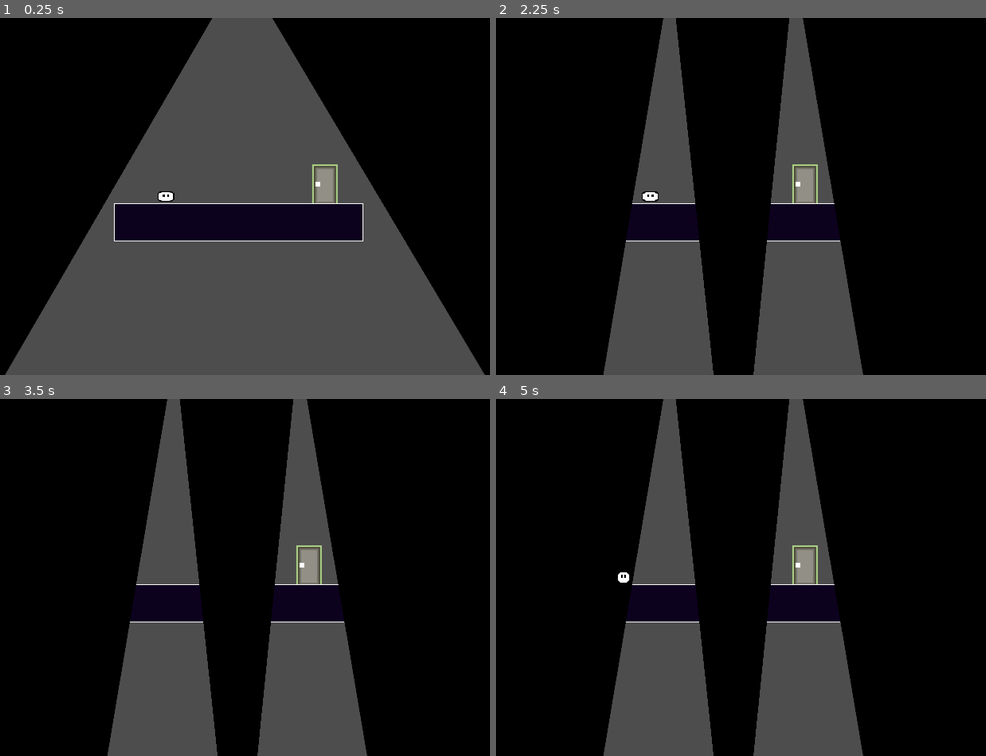
Above: before the commit, frames 1-4 (two rows, left to right).
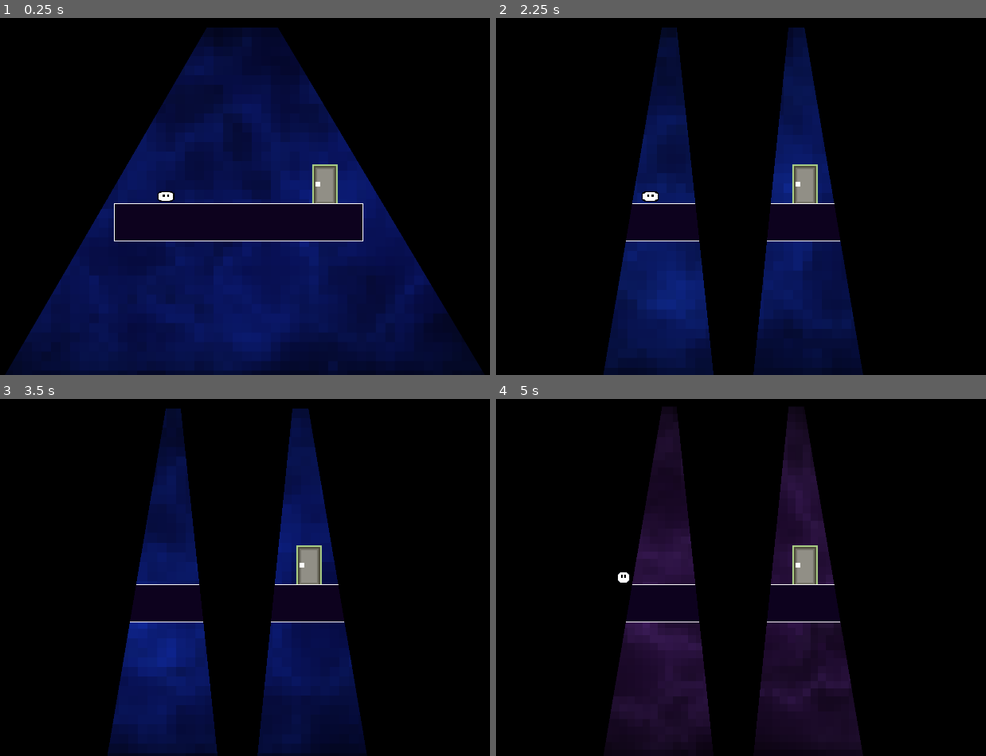
Above: after the commit, the same moments.

Repository: picalexs/LightBender
Game: Godot game, scene res://levels/demo_levels/level1.tscn
The game is run twice, just before and just after one commit, with the same random seed, the same clock (stepped at 60 frames per second) and the same inputs.
Inputs:
- Up to frame 1 (0.25 s): no input
- Up to frame 2 (2.25 s): tap Enter (ui_accept) at 0.5, 0.77, 1.52 s; hold E (lb_select) 0.53-1.28 s; hold Right (ui_right) 0.53-2.03 s; tap Shift (dash) at 1.35 s; tap E (lb_select) at 1.55, 2 s; hold Left (ui_left) from 2.03 s (still down); hold F (lb_pickup) from 2.03 s (still down)
- Up to frame 3 (3.5 s): tap E (lb_select) at 2.3, 3.05 s; release Left (ui_left) at 2.78 s; release F (lb_pickup) at 2.78 s; hold Right (ui_right) from 2.78 s (still down); tap R (lb_rotate) at 2.85 s; tap Enter (ui_accept) at 3.02 s
- Up to frame 4 (5 s): hold E (lb_select) 3.53-4.28 s; tap Enter (ui_accept) at 3.77, 4.52 s; release Right (ui_right) at 4.28 s; hold Left (ui_left) from 4.28 s (still down); tap O at 4.35 s; tap E (lb_select) at 4.55 s

The runs differ from the first frame. In frame 1, 49% of the frame differs, in the area x 0-99%, y 0-100%; in frame 2, 21%; in frame 3, 22%; in frame 4, 22%.

Commit message:
BG shader

Diff:
--- /dev/null
+++ b/light-bender/features/background/background.gdshader
@@ -0,0 +1,126 @@
+shader_type canvas_item;
+render_mode unshaded;
+
+// ── Animation ──────────────────────────────────────────────────────────────
+uniform float time_scale    : hint_range(0.0, 5.0)  = 0.5;
+uniform float flow_speed    : hint_range(0.0, 3.0)  = 0.3;
+
+// ── Shape ──────────────────────────────────────────────────────────────────
+uniform float pixel_size    : hint_range(1.0, 64.0) = 5.0;
+uniform float noise_scale   : hint_range(0.5, 12.0) = 3.5;
+uniform float warp_strength : hint_range(0.0, 6.0)  = 2.5;
+uniform float ridge_strength: hint_range(0.0, 2.0)  = 0.25;
+uniform float dot_strength  : hint_range(0.0, 2.0)  = 0.20;
+
+// ── Color (3-tone gradient: dark base → dim element → bright peak) ─────────
+uniform vec4  color_bg     : source_color = vec4(0.020, 0.018, 0.050, 1.0);
+uniform vec4  color_mid    : source_color = vec4(0.055, 0.080, 0.380, 1.0);
+uniform vec4  color_bright : source_color = vec4(0.250, 0.380, 0.950, 1.0);
+uniform float brightness   : hint_range(0.0, 4.0)  = 0.75;
+uniform float vignette_pow : hint_range(0.0, 2.0)  = 0.50;
+
+// ── Gradient noise (gradient Perlin-style, output -1..1) ───────────────────
+vec2 ghash(vec2 p) {
+	p = vec2(dot(p, vec2(127.1, 311.7)), dot(p, vec2(269.5, 183.3)));
+	return -1.0 + 2.0 * fract(sin(p) * 43758.5453);
+}
+
+float noise(vec2 p) {
+	vec2 i = floor(p);
+	vec2 f = fract(p);
+	vec2 u = f * f * (3.0 - 2.0 * f);
+	return mix(
+		mix(dot(ghash(i + vec2(0,0)), f - vec2(0,0)),
+		    dot(ghash(i + vec2(1,0)), f - vec2(1,0)), u.x),
+		mix(dot(ghash(i + vec2(0,1)), f - vec2(0,1)),
+		    dot(ghash(i + vec2(1,1)), f - vec2(1,1)), u.x), u.y);
+}
+
+// Rotation-based FBM — rotates coords per octave to break axis alignment.
+// 4 octaves, manually unrolled for GL Compatibility.
+float fbm(vec2 p) {
+	mat2 m = mat2(vec2(1.6, 1.2), vec2(-1.2, 1.6));
+	float v = 0.0;
+	v += 0.5000 * noise(p); p = m * p;
+	v += 0.2500 * noise(p); p = m * p;
+	v += 0.1250 * noise(p); p = m * p;
+	v += 0.0625 * noise(p);
+	return v;
+}
+
+// ── Voronoi (3×3 grid) for floating light dots ─────────────────────────────
+vec2 vhash(vec2 p) {
+	p = vec2(dot(p, vec2(127.1, 311.7)), dot(p, vec2(269.5, 183.3)));
+	return fract(sin(p) * 43758.5453);
+}
+
+float voronoi_dots(vec2 p, float t) {
+	vec2 n = floor(p);
+	vec2 f = fract(p);
+	float md = 8.0;
+	for (int j = -1; j <= 1; j++) {
+		for (int i = -1; i <= 1; i++) {
+			vec2 g = vec2(float(i), float(j));
+			vec2 h = vhash(n + g);
+			vec2 o = 0.5 + 0.45 * sin(t * 0.6 + TAU * h);
+			vec2 r = g + o - f;
+			md = min(md, dot(r, r));
+		}
+	}
+	return exp(-sqrt(md) * 7.0);
+}
+
+void fragment() {
+	// ── Pixelation ────────────────────────────────────────────────────────
+	vec2 screen_size = 1.0 / SCREEN_PIXEL_SIZE;
+	vec2 px_uv = floor(UV * screen_size / pixel_size) * pixel_size / screen_size;
+
+	float aspect = screen_size.x / screen_size.y;
+	vec2 uv = vec2(px_uv.x * aspect, px_uv.y) * noise_scale;
+
+	float t = TIME * time_scale;
+	float tf = TIME * flow_speed;
+
+	// ── Two-level domain warp (Inigo Quilez) ─────────────────────────────
+	// First warp layer
+	vec2 q = vec2(
+		fbm(uv + vec2(0.00, 0.00) + tf),
+		fbm(uv + vec2(5.20, 1.30) + tf * 0.7)
+	);
+
+	// Second warp layer (warps the warped coords)
+	vec2 r = vec2(
+		fbm(uv + warp_strength * q + vec2(1.7, 9.2) + tf * 0.5),
+		fbm(uv + warp_strength * q + vec2(8.3, 2.8) + tf * 0.4)
+	);
+
+	// Final fluid value (domain-warped FBM)
+	float fluid = fbm(uv + warp_strength * r);
+
+	// ── Ridged noise layer (sharp bright veins) ───────────────────────────
+	float ridge_raw = fbm(uv * 1.4 + q * 0.6 + tf * 0.35);
+	// Ridges live at zero-crossings of noise → invert abs
+	float ridges = pow(1.0 - abs(ridge_raw) * 1.8, 5.0);
+	ridges = clamp(ridges, 0.0, 1.0);
+
+	// ── Voronoi dots layer ────────────────────────────────────────────────
+	float dots = voronoi_dots(uv * 0.8 + r * 0.3, t);
+
+	// ── 3-tone color gradient mapped to fluid intensity ───────────────────
+	float f = clamp(fluid * 0.5 + 0.5, 0.0, 1.0);
+
+	vec3 col = color_bg.rgb;
+	col = mix(col, color_mid.rgb,    smoothstep(0.20, 0.58, f));
+	col = mix(col, color_bright.rgb, smoothstep(0.58, 0.88, f) * brightness);
+
+	// Additive layers on top
+	col += color_bright.rgb * ridges   * ridge_strength * brightness;
+	col += color_bright.rgb * dots     * dot_strength   * brightness;
+
+	// ── Vignette ──────────────────────────────────────────────────────────
+	vec2 vc = px_uv * (1.0 - px_uv);
+	float vignette = pow(clamp(vc.x * vc.y * 16.0, 0.0, 1.0), vignette_pow);
+	col *= vignette;
+
+	COLOR = vec4(col, 1.0);
+}
--- /dev/null
+++ b/light-bender/features/background/background_manager.gd
@@ -0,0 +1,131 @@
+extends CanvasLayer
+
+# ── Usage ─────────────────────────────────────────────────────────────────────
+# BackgroundManager.set_state("idle")           - default
+# BackgroundManager.set_state("active")         - ability / interaction
+# BackgroundManager.set_state("level_complete") - door reached
+# BackgroundManager.set_state("death")          - player died
+#
+# Add new states by adding entries to PRESETS — all keys lerp automatically.
+# ──────────────────────────────────────────────────────────────────────────────
+
+const PRESETS: Dictionary = {
+
+	# Values matched from editor tuning session
+	"idle": {
+		"time_scale":     0.629,
+		"flow_speed":     0.206,
+		"pixel_size":     24.0,
+		"noise_scale":    2.000,
+		"warp_strength":  2.500,
+		"ridge_strength": 0.361,
+		"dot_strength":   0.483,
+		"color_bg":       Color(0.010, 0.010, 0.022),
+		"color_mid":      Color(0.025, 0.042, 0.270),
+		"color_bright":   Color(0.100, 0.320, 1.000),
+		"brightness":     0.476,
+		"vignette_pow":   0.269,
+	},
+
+	# Same blue hue but blown out toward white, slightly faster
+	"active": {
+		"time_scale":     0.90,
+		"flow_speed":     0.35,
+		"pixel_size":     18.0,
+		"noise_scale":    2.000,
+		"warp_strength":  2.200,
+		"ridge_strength": 0.55,
+		"dot_strength":   0.75,
+		"color_bg":       Color(0.012, 0.012, 0.030),
+		"color_mid":      Color(0.060, 0.120, 0.600),
+		"color_bright":   Color(0.700, 0.820, 1.000),
+		"brightness":     1.80,
+		"vignette_pow":   0.20,
+	},
+
+	# Green, bigger shapes (smaller noise_scale), slower movement
+	"level_complete": {
+		"time_scale":     0.38,
+		"flow_speed":     0.10,
+		"pixel_size":     36.0,
+		"noise_scale":    1.400,
+		"warp_strength":  2.800,
+		"ridge_strength": 0.38,
+		"dot_strength":   0.50,
+		"color_bg":       Color(0.010, 0.022, 0.010),
+		"color_mid":      Color(0.022, 0.200, 0.065),
+		"color_bright":   Color(0.180, 0.920, 0.380),
+		"brightness":     0.55,
+		"vignette_pow":   0.25,
+	},
+
+	# Red, smaller shapes (bigger noise_scale), faster chaotic movement
+	"death": {
+		"time_scale":     1.40,
+		"flow_speed":     0.70,
+		"pixel_size":     12.0,
+		"noise_scale":    4.000,
+		"warp_strength":  2.000,
+		"ridge_strength": 0.65,
+		"dot_strength":   0.20,
+		"color_bg":       Color(0.025, 0.008, 0.008),
+		"color_mid":      Color(0.240, 0.022, 0.022),
+		"color_bright":   Color(0.920, 0.160, 0.060),
+		"brightness":     0.55,
+		"vignette_pow":   0.60,
+	},
+}
+
+var _material: ShaderMaterial
+var _current: Dictionary = {}
+var _target: Dictionary = {}
+var _lerp_speed: float = 2.0
+
+
+func _ready() -> void:
+	layer = -100
+	process_mode = Node.PROCESS_MODE_ALWAYS
+
+	var rect := ColorRect.new()
+	rect.mouse_filter = Control.MOUSE_FILTER_IGNORE
+	add_child(rect)
+	rect.set_anchors_preset(Control.PRESET_FULL_RECT)
+	rect.size = get_viewport().get_visible_rect().size
+
+	var shader := load("res://features/background/background.gdshader") as Shader
+	_material = ShaderMaterial.new()
+	_material.shader = shader
+	rect.material = _material
+
+	_current = _copy(PRESETS["idle"])
+	_target  = _copy(PRESETS["idle"])
+	_apply(_current)
+
+
+func set_state(state_name: String, speed: float = 2.0) -> void:
+	if not PRESETS.has(state_name):
+		push_warning("BackgroundManager: unknown state '%s'" % state_name)
+		return
+	_target = _copy(PRESETS[state_name])
+	_lerp_speed = speed
+
+
+func _process(delta: float) -> void:
+	for key: String in _target:
+		var from = _current[key]
+		var to   = _target[key]
+		_current[key] = from.lerp(to, _lerp_speed * delta) if from is Color \
+						else lerpf(from, to, _lerp_speed * delta)
+	_apply(_current)
+
+
+func _apply(p: Dictionary) -> void:
+	for key: String in p:
+		_material.set_shader_parameter(key, p[key])
+
+
+func _copy(d: Dictionary) -> Dictionary:
+	var c := {}
+	for k in d:
+		c[k] = d[k]
+	return c
--- a/light-bender/features/door/door.gd
+++ b/light-bender/features/door/door.gd
@@ -49,6 +49,7 @@
 		if event.is_action_pressed("lb_select"): # Usually Enter, Space, or 'A' button
 			if next_level_path != "":
 				print("Loading next level: ", next_level_path)
+				BackgroundManager.set_state("level_complete", 3.0)
 				get_tree().change_scene_to_file(next_level_path)
 			else:
 				push_warning("Door Error: No next level path assigned!")
--- a/light-bender/features/respawn/respawn_controller.gd
+++ b/light-bender/features/respawn/respawn_controller.gd
@@ -53,6 +53,7 @@
 	if _is_transition_running():
 		return
 
+	BackgroundManager.set_state("death", 4.0)
 	_pending_respawn_source = source
 	respawn_requested.emit(source)
 
@@ -125,4 +126,5 @@
 	if reset_velocity_on_respawn:
 		_player.velocity = Vector2.ZERO
 
+	BackgroundManager.set_state("idle", 1.5)
 	respawn_completed.emit(source)
--- a/light-bender/levels/base_level/base_level.gd
+++ b/light-bender/levels/base_level/base_level.gd
@@ -1,4 +1,7 @@
 extends Node2D
+
+func _ready() -> void:
+	BackgroundManager.set_state("idle", 1.2)
 
 func _unhandled_input(event: InputEvent) -> void:
 	if event.is_action_pressed("ui_cancel"):
--- a/light-bender/project.godot
+++ b/light-bender/project.godot
@@ -18,11 +18,17 @@
 [autoload]
 
 Global="*uid://b340w2qoelw87"
+BackgroundManager="*uid://iufps20rdm22"
+GodotAIBridgeRuntime="*uid://d2q1g4sgk4ffg"
 
 [display]
 
 window/size/viewport_width=1920
 window/size/viewport_height=1080
+
+[editor_plugins]
+
+enabled=PackedStringArray("res://addons/godot_ai_bridge/plugin.cfg")
 
 [input]
 
Not shown, added: light-bender/features/background/background.gdshader.uid
Not shown, added: light-bender/features/background/background_manager.gd.uid
Not shown, changed: light-bender/.gitignore
